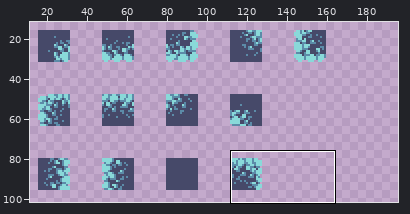
A sprite sheet gets an edit: GameAssets/new_tileset.png. The first picture is a wide view before the edit; the outline marks the close-up.
Close-up. Before:
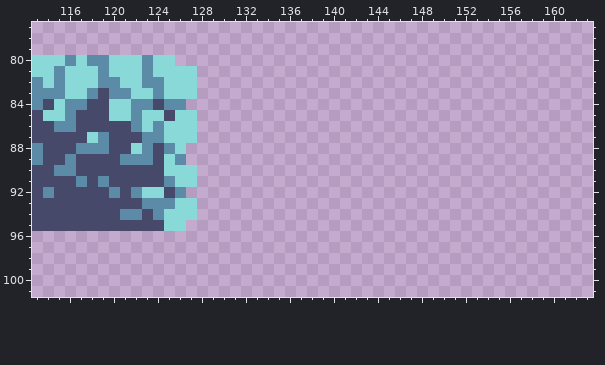
The file is 200x200 pixels. Shown: x 113..163, y 77..101. The wide view leaves out empty margins. The commit also changed other parts of the picture, which this record leaves out.
And afterwards:
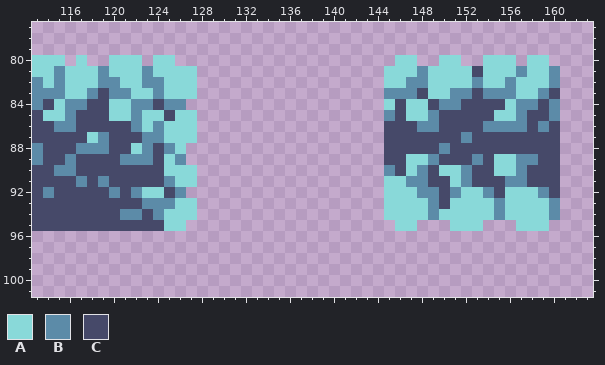
Palette (. is transparent): A #89d9d9  B #5c8ba8  C #464969
Changes in this commit:
The edit adds colour A in row 80 at x 146 to 147, 150 to 151, 154 to 156 and 158 to 159; in row 81 at x 145 to 147, 149 to 152, 154 to 156 and 158 to 159; in row 82 at x 145 to 146, 149 to 152, 154 to 155 and 157 to 159; in row 83 at x 149 to 150 and 157 to 158; in row 84 at x 145, 147 to 148 and 156; in row 85 at x 147 to 148 and 155 to 156.
The edit adds colour A in row 89 at x 147 to 148 and 155 to 156; in row 90 at x 147, 150 to 151 and 155 to 156; in row 91 at x 145 to 146 and 151; in row 92 at x 145 to 147, 152 to 153 and 156 to 158; in row 93 at x 145 to 148, 151 to 154 and 156 to 159; in row 94 at x 145 to 148, 150 to 154 and 156 to 159.
The edit adds colour A in row 95 at x 146 to 147, 151 to 153 and 157 to 159.
The edit adds colour B in row 81 at x 148, 157 and 160; in row 82 at x 147 to 148, 153, 156 and 160; in row 83 at x 145 to 147, 151 to 152, 154 to 156 and 159; in row 84 at x 150 to 151, 157 to 158 and 160; in row 85 at x 145, 149, 157 and 160; in row 86 at x 148 to 149, 154 to 157 and 159.
The edit adds colour B in row 87 at x 152; in row 88 at x 150; in row 89 at x 149, 153 and 157 to 158; in row 90 at x 145, 148, 152 and 157; in row 91 at x 147 to 148, 152 and 156 to 157; in row 92 at x 148 to 149, 151, 154 and 159.
The edit adds colour B in rows 93 to 94 at x 149, 155 and 160.
The edit adds colour C in row 81 at x 153; in row 83 at x 148, 153 and 160; in row 84 at x 146, 149, 152 to 155 and 159; in row 85 at x 146, 150 to 154 and 158 to 159; in row 86 at x 145 to 147, 150 to 153, 158 and 160; in row 87 at x 145 to 151 and 153 to 160.
The edit adds colour C in row 88 at x 145 to 149 and 151 to 160; in row 89 at x 145 to 146, 150 to 152, 154 and 159 to 160; in row 90 at x 146, 149, 153 to 154 and 158 to 160; in row 91 at x 149 to 150, 153 to 155 and 158 to 160; in row 92 at x 150, 155 and 160; in row 93 at x 150.
The edit erases colour B in row 80 at x 116, 118 to 119 and 123.
